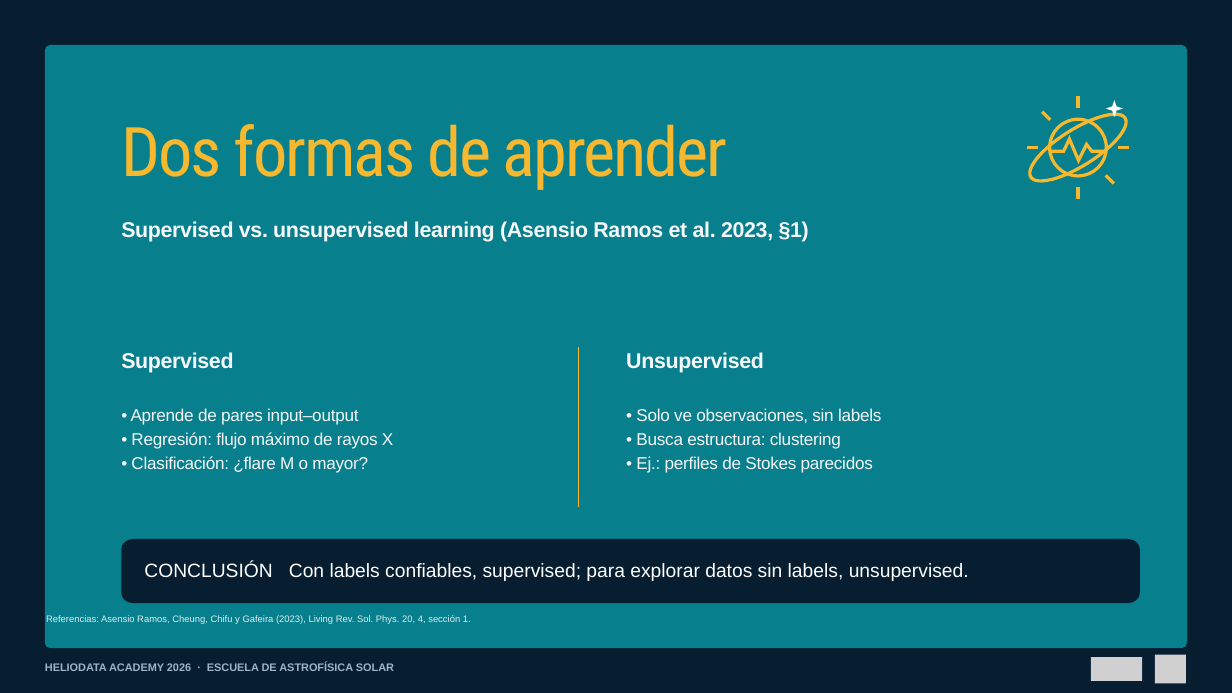
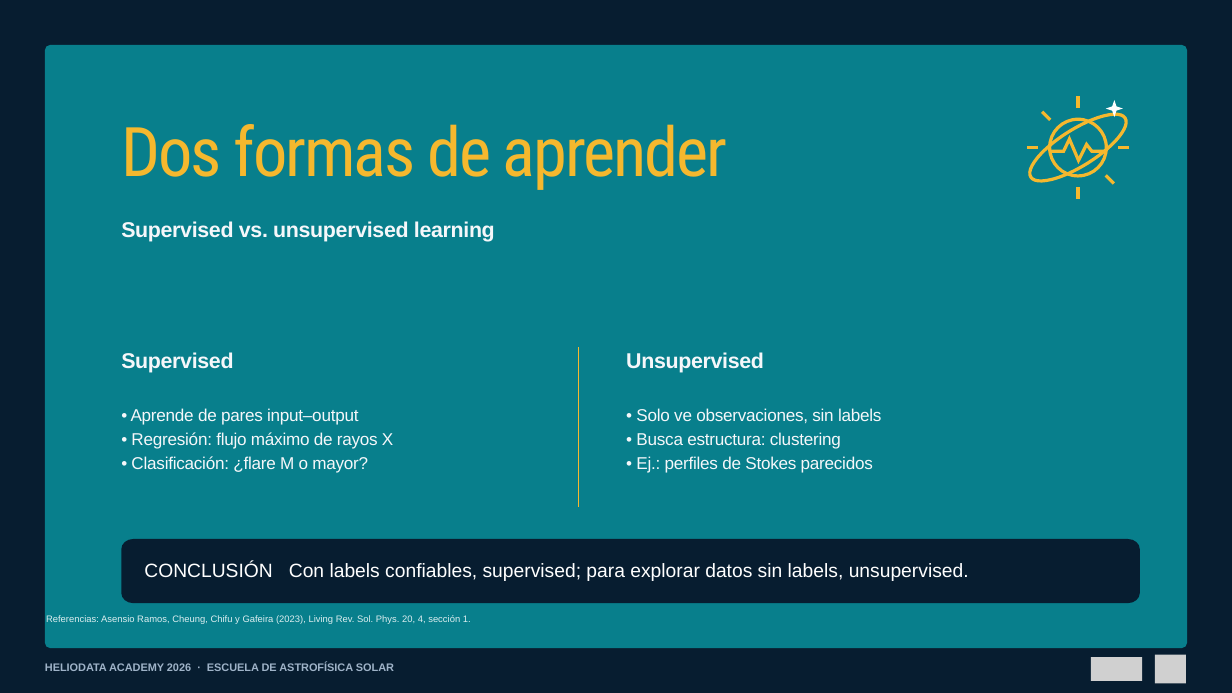
Before and after one commit to Group-of-Solar-Astrophysics/Escuela-Astrofisica-Solar-2026, a slide deck: slide 4 of 01_Material_por_expositor/Juan_Esteban_Agudelo_Ortiz/01_Presentacion/Machine_Learning_aplicado_al_Sol_Escuela_2026.pptx. Drawn at 1232x693 pixels with LibreOffice and Linux fonts; fonts in the diff are those of the drawing; grey boxes stand for pictures. Boxes give left, top, right and bottom in pixels: in the first picture for what was removed or moved away, otherwise in the second. Text is boxed around its words. In the diff, an @@ line names an element or a change of style, - is before the commit and + after.

```diff
--- a/01_Material_por_expositor/Juan_Esteban_Agudelo_Ortiz/01_Presentacion/Machine_Learning_aplicado_al_Sol_Escuela_2026.pptx
+++ b/01_Material_por_expositor/Juan_Esteban_Agudelo_Ortiz/01_Presentacion/Machine_Learning_aplicado_al_Sol_Escuela_2026.pptx
@@ text at [121,221,495,242]: text changed @@
-Supervised vs. unsupervised learning (Asensio Ramos et al. 2023, §1)
+Supervised vs. unsupervised learning
```
Also in this commit, not shown: 2 other slides changed, 1 other file.
